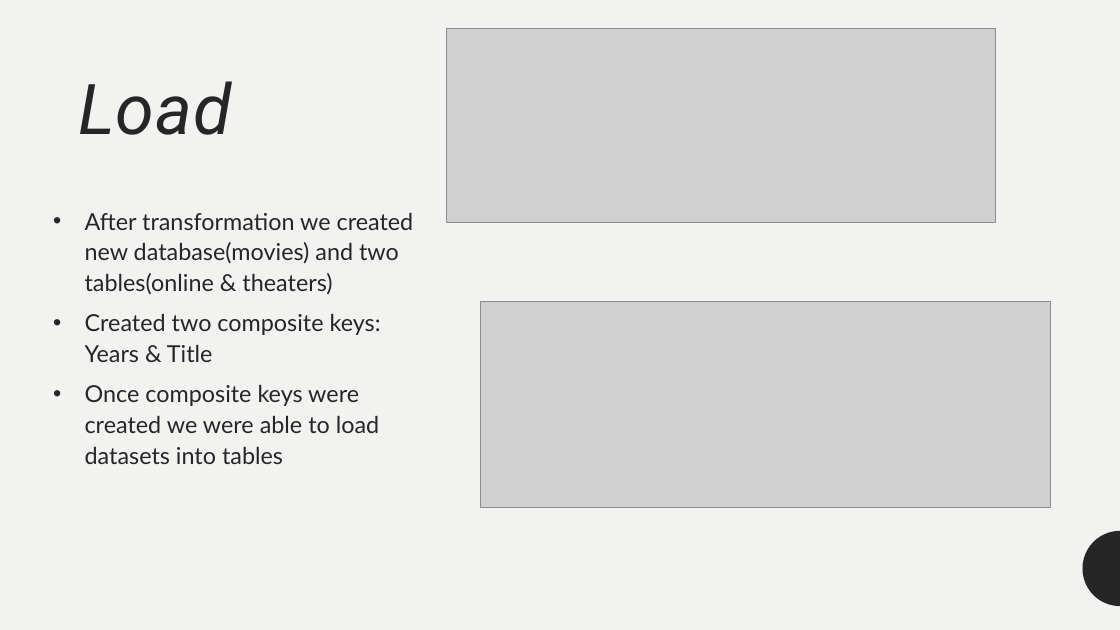
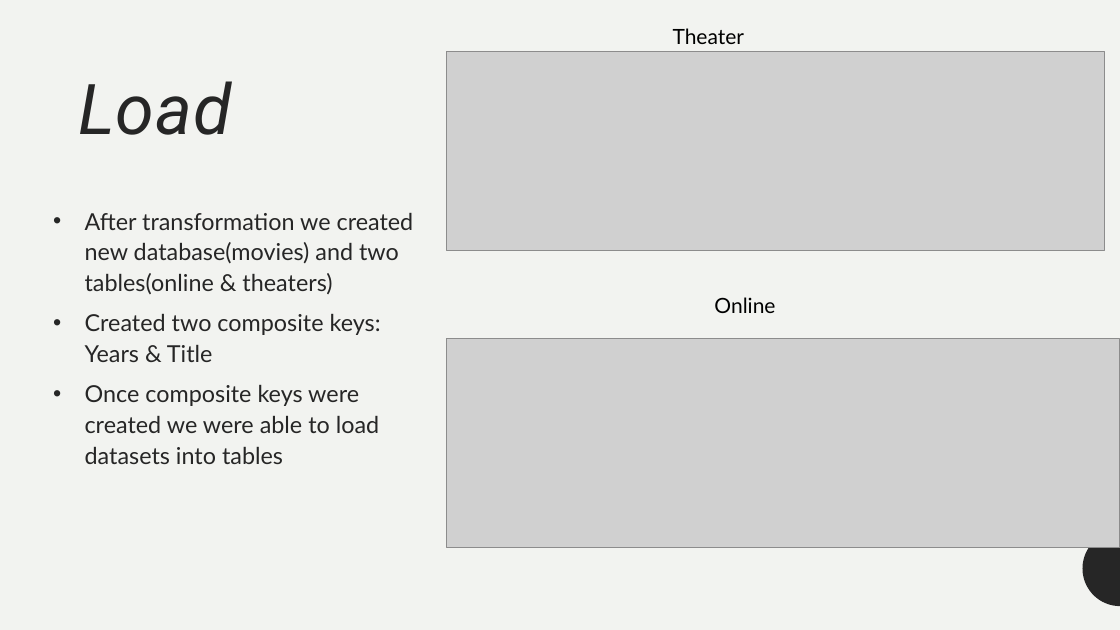
Before and after one commit to cyoungman9/ETL_PROJECT, a slide deck: slide 5 of ETL_Project.pptx. Drawn at 1120x630 pixels with LibreOffice and Linux fonts; fonts in the diff are those of the drawing; grey boxes stand for pictures. Boxes give left, top, right and bottom in pixels: in the first picture for what was removed or moved away, otherwise in the second. Text is boxed around its words. In the diff, an @@ line names an element or a change of style, - is before the commit and + after.

Commit message:
Updated Screen shots

```diff
--- a/ETL_Project.pptx
+++ b/ETL_Project.pptx
@@ text added at [673, 28, 744, 44], 18 pt, text #000000 @@
+Theater
@@ picture: place and size @@
-picture at [447, 29, 996, 222]
+picture at [447, 51, 1105, 250]
@@ text added at [714, 297, 775, 313], 18 pt, text #000000 @@
+Online
@@ picture: place and size @@
-picture at [481, 302, 1050, 507]
+picture at [447, 339, 1120, 547]
```
